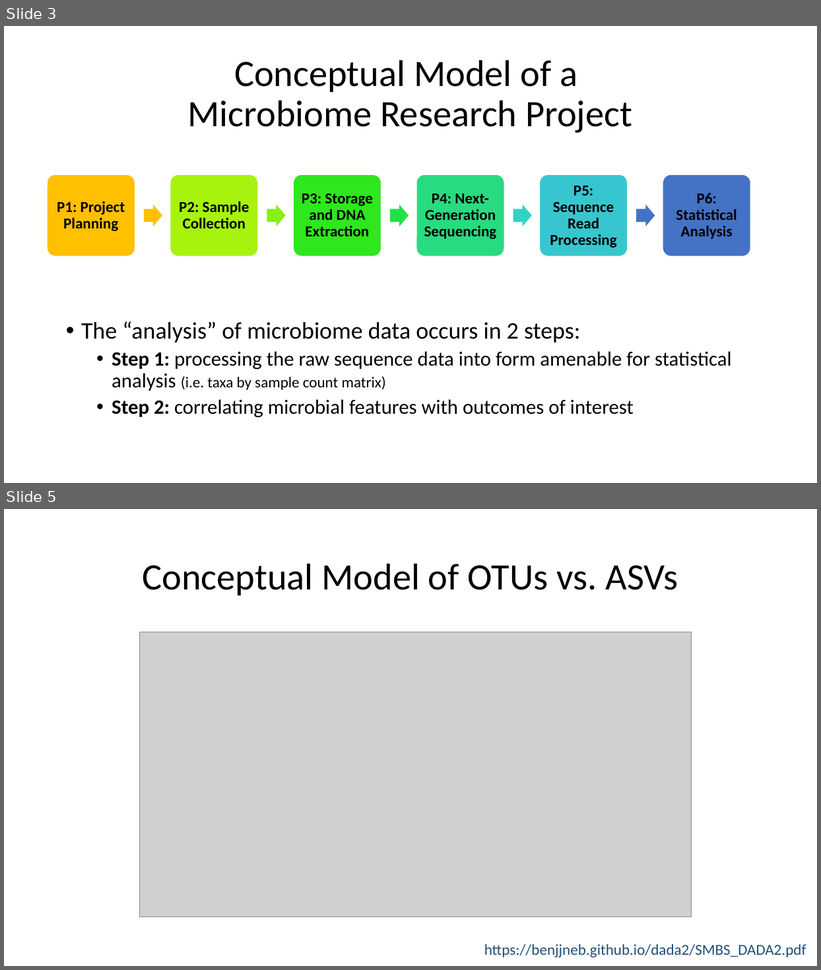
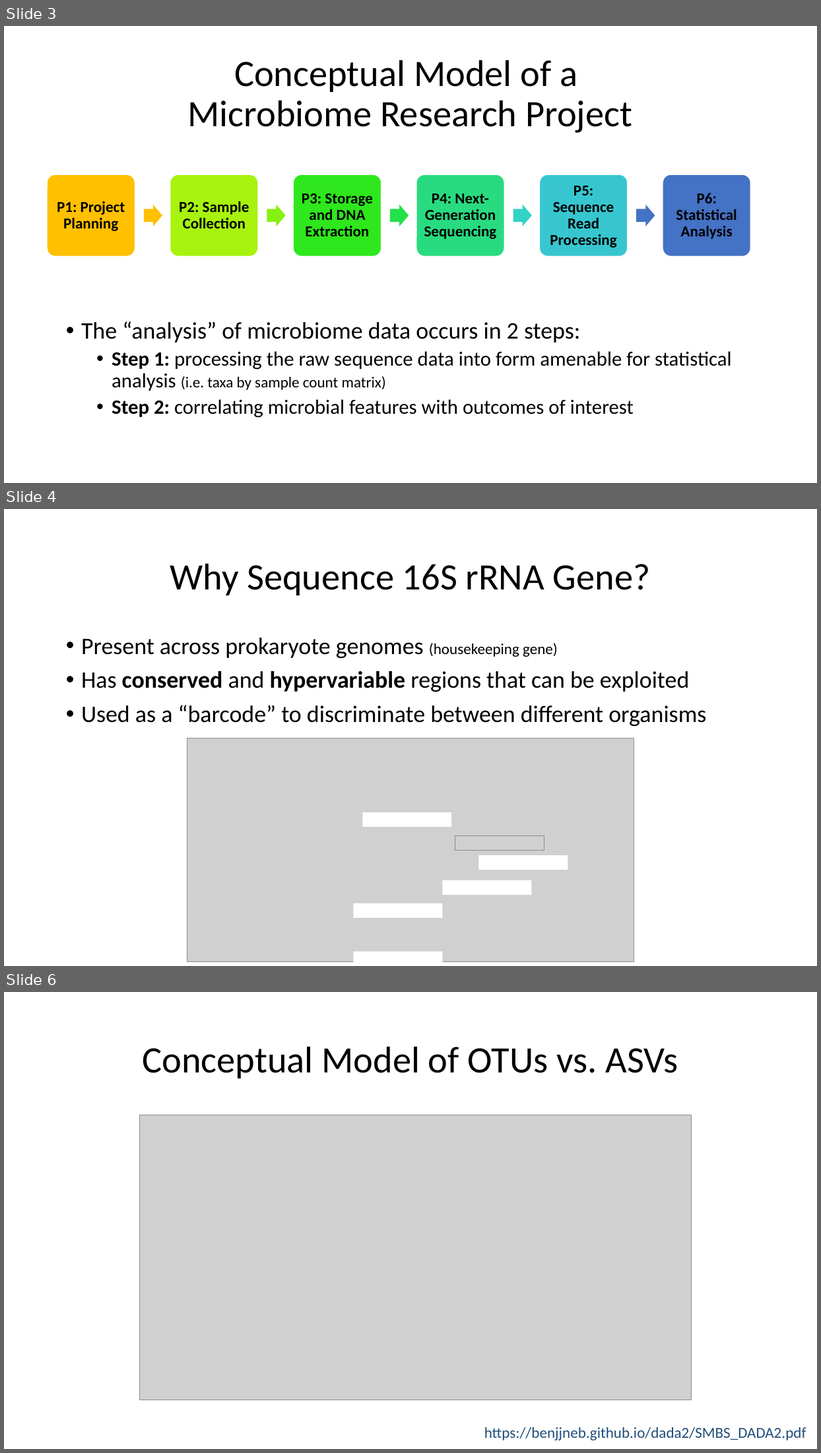
Before and after one commit to Nick243/Introduction-to-Metagenomics-Summer-Workshop-2019, a slide deck: CCHMC Microbiome Workshop - Amplicon Deniosing - 7-10-19.pptx. Shown one above the other, each under a label of ours: slides 3 and 5 before the commit, slides 3, 4 and 6 after it; the slides between them are not shown. The pictures are 821x970 and 821x1453 pixels, drawn with LibreOffice and Linux fonts; fonts in the diff are those of the drawing; grey boxes stand for pictures. Boxes give left, top, right and bottom in pixels: in the first picture for what was removed or moved away, otherwise in the second. Text is boxed around its words. In the diff, an @@ line names an element or a change of style, - is before the commit and + after.

Commit message:
Updated slides as presented

```diff
--- a/CCHMC Microbiome Workshop - Amplicon Deniosing - 7-10-19.pptx
+++ b/CCHMC Microbiome Workshop - Amplicon Deniosing - 7-10-19.pptx
@@ slide 4 added at (4, 509, 817, 966), background #FFFFFF @@
@@ title added at (170, 563, 650, 595), 44 pt, text #000000 @@
+Why Sequence 16S rRNA Gene?
@@ text added at (81, 638, 706, 726), 28 pt, text #000000 @@
+• Present across prokaryote genomes (housekeeping gene)
+• Has conserved and hypervariable regions that can be exploited
+• Used as a “barcode” to discriminate between different organisms
@@ group added at (187, 739, 634, 966): 5 rectangles, 2 pictures @@
@@ what was slide 5 is now slide 6 @@
```
Also in this commit, not shown: 3 slides changed, 1 slide removed.
